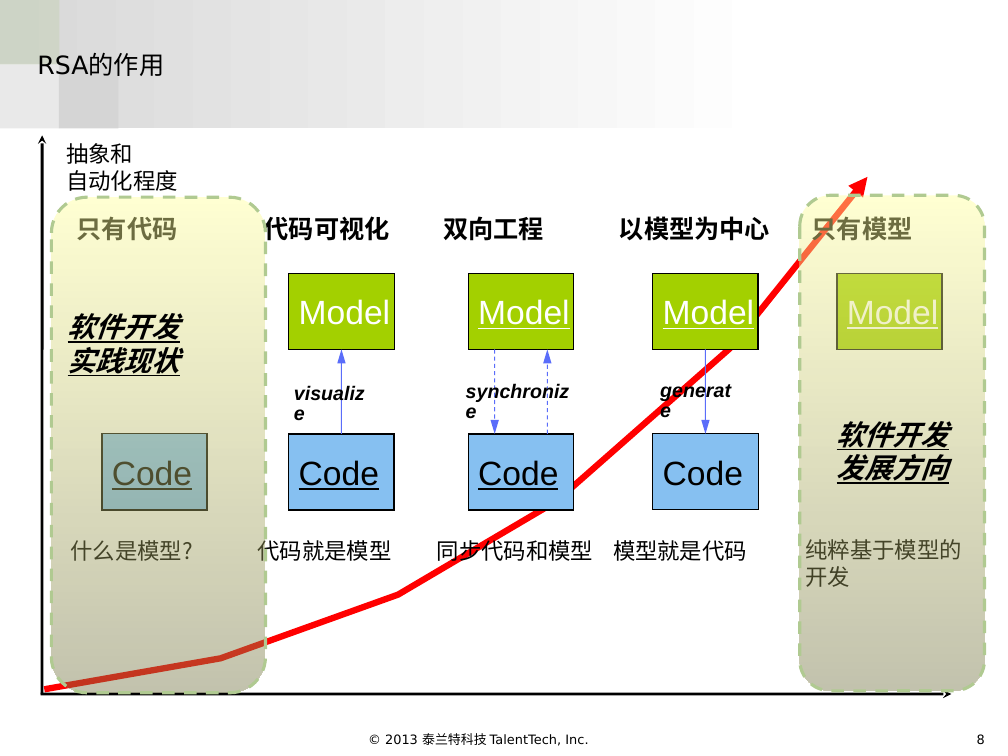
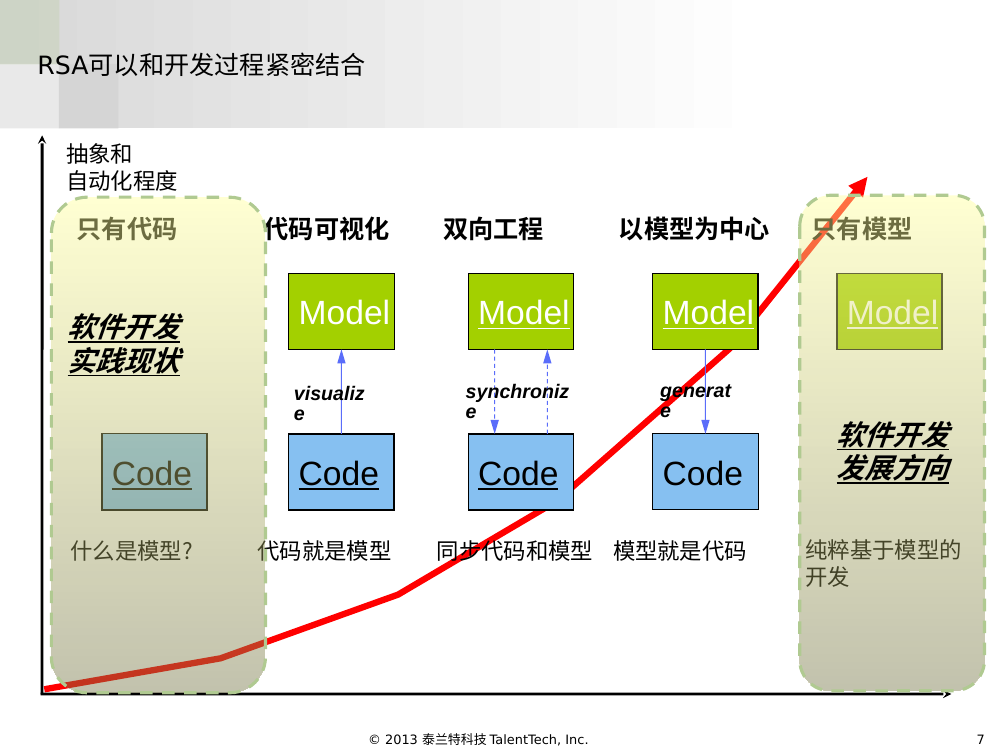
Before and after one commit to aqssxlzc/goagentAutoUpdate, a slide deck: slide 7 of RSA.pptx (slide 8 before the commit). Drawn at 1008x756 pixels with LibreOffice and Linux fonts; fonts in the diff are those of the drawing; background and template pictures are left out. Boxes give left, top, right and bottom in pixels: in the first picture for what was removed or moved away, otherwise in the second. Text is boxed around its words. In the diff, an @@ line names an element or a change of style, - is before the commit and + after.

```diff
--- a/RSA.pptx
+++ b/RSA.pptx
@@ title at (37,53,365,76): text changed @@
-RSA的作用
+RSA可以和开发过程紧密结合
@@ page number at (977,734,985,744): text changed @@
-8
+7
```
Also in this commit, not shown: 5 other slides changed, 2 slides added, 2 slides removed.
